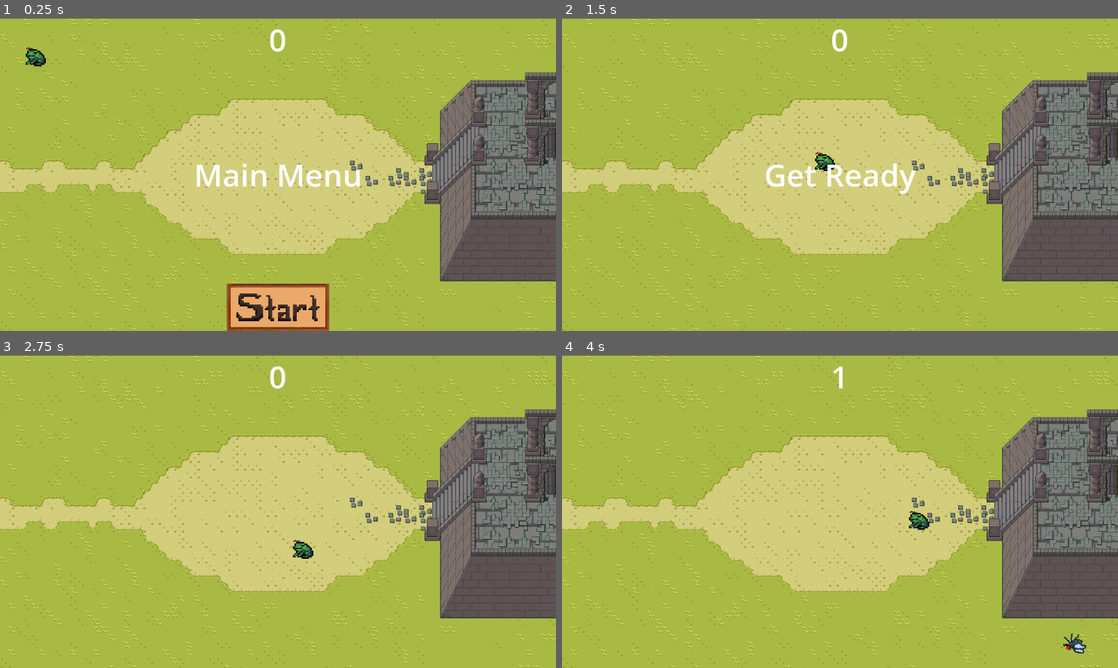
Above: before the commit, frames 1-4 (two rows, left to right).
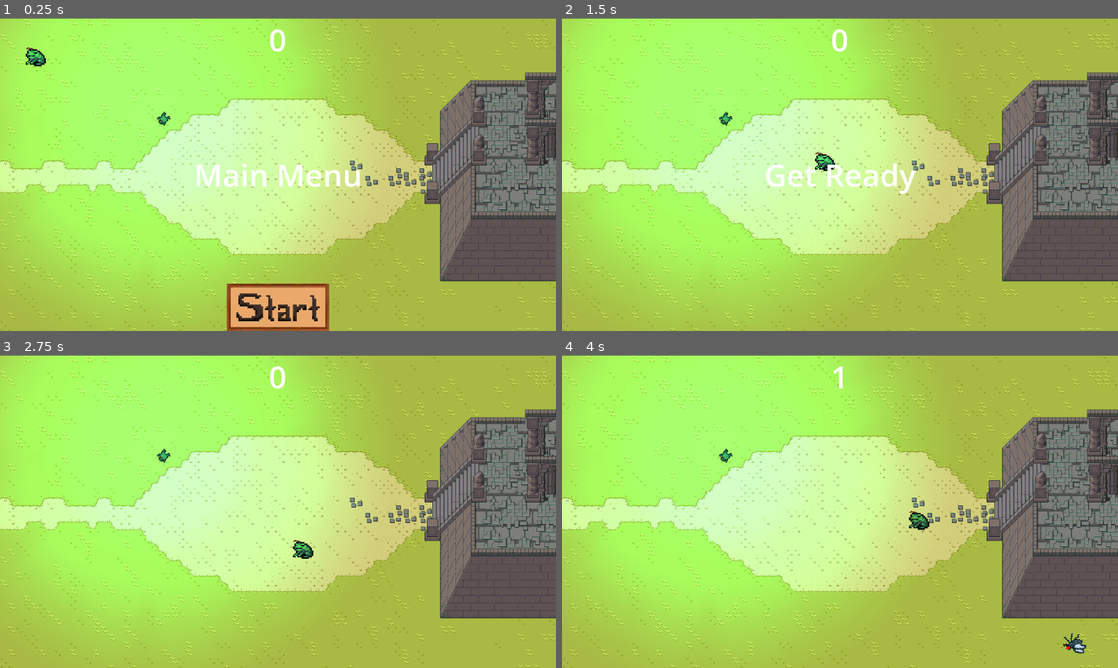
Above: after the commit, the same moments.

Repository: Aquiiia/Froggy-Quest
Game: Godot game, scene res://main/main.tscn
Two runs of this game, one before a commit and one after it. Both use one fixed random seed, a clock stepped at 60 frames per second and the inputs below.
Inputs (mouse positions are in pixels of both pictures, inside the frame that each line leads up to):
- Up to frame 1 (0.25 s): no input
- Up to frame 2 (1.5 s): click (840, 305) at 0.5 s; tap Enter at 1.25 s; hold D (right) from 1.28 s (still down)
- Up to frame 3 (2.75 s): release D (right) at 2.03 s; hold S (down) from 2.03 s (still down)
- Up to frame 4 (4 s): release S (down) at 2.78 s; hold D (right) 2.78-3.53 s; hold W (up) from 3.53 s (still down)

The runs differ from the first frame. In frame 1, 49% of the frame differs, in the area x 0-63%, y 0-95%; in frame 2, 50%; in frame 3, 50%; in frame 4, 50%.

Commit message:
Lightning frog????????

Diff:
--- a/Labyrint/Labyrinth.tscn
+++ b/Labyrint/Labyrinth.tscn
@@ -5410,3 +5410,6 @@
 [node name="Tiles" type="TileMapLayer" parent="."]
 tile_map_data = PackedByteArray("AAABAB0AAAAJABkAAFACAB0AAAAJABkAAFADAB0AAAAJABkAAFAEAB0AAAAJABkAAFAFAB0AAAAJABkAAFAGAB …(16480 unchanged characters)…
 tile_set = SubResource("TileSet_ba0lr")
+
+[node name="SpawnPoint" type="Marker2D" parent="."]
+position = Vector2(4, 362)
--- /dev/null
+++ b/TopFrog/TopFrog.tscn
@@ -0,0 +1,20 @@
+[gd_scene load_steps=4 format=3 uid="uid://brvnvycksii0g"]
+
+[ext_resource type="Texture2D" uid="uid://bpxgxseelehlu" path="res://TopFrog/light.png" id="1_8pw6x"]
+[ext_resource type="Texture2D" uid="uid://dqsliyq85odkn" path="res://img/frog_topdown.png" id="2_fra3l"]
+
+[sub_resource type="CircleShape2D" id="CircleShape2D_i4478"]
+radius = 13.0
+
+[node name="TopFrog" type="CharacterBody2D"]
+
+[node name="PointLight2D" type="PointLight2D" parent="."]
+color = Color(0, 0.664926, 0.666807, 1)
+texture = ExtResource("1_8pw6x")
+
+[node name="Pic" type="Sprite2D" parent="PointLight2D"]
+texture = ExtResource("2_fra3l")
+
+[node name="CollisionShape2D" type="CollisionShape2D" parent="."]
+position = Vector2(0, 1)
+shape = SubResource("CircleShape2D_i4478")
--- a/main/main.tscn
+++ b/main/main.tscn
@@ -1,10 +1,11 @@
-[gd_scene load_steps=7 format=3 uid="uid://bh570jd0sq7wp"]
+[gd_scene load_steps=8 format=3 uid="uid://bh570jd0sq7wp"]
 
 [ext_resource type="Script" path="res://main/main.gd" id="1_3hk87"]
 [ext_resource type="PackedScene" uid="uid://bqbxofftri8ig" path="res://froggy/frooog.tscn" id="1_eu774"]
 [ext_resource type="PackedScene" uid="uid://ykk83t8bp70n" path="res://goon/mob.tscn" id="2_rrwvo"]
 [ext_resource type="PackedScene" uid="uid://cr8irn5xqg6fm" path="res://Background-Texture/tile_map.tscn" id="4_x7tbt"]
 [ext_resource type="PackedScene" uid="uid://bkudxqac61kr1" path="res://hud/hud.tscn" id="5_4ae3p"]
+[ext_resource type="PackedScene" uid="uid://brvnvycksii0g" path="res://TopFrog/TopFrog.tscn" id="6_2r7b2"]
 
 [sub_resource type="Curve2D" id="Curve2D_7njrl"]
 _data = {
@@ -42,6 +43,9 @@
 [node name="HUD" parent="." instance=ExtResource("5_4ae3p")]
 process_mode = 3
 
+[node name="TopFrog" parent="." instance=ExtResource("6_2r7b2")]
+position = Vector2(340, 208)
+
 [connection signal="timeout" from="MobTimer" to="." method="_on_mob_timer_timeout"]
 [connection signal="timeout" from="ScoreTimer" to="." method="_on_score_timer_timeout"]
 [connection signal="timeout" from="StartTimer" to="." method="_on_start_timer_timeout"]
Binary file added: TopFrog/light.png
Not shown, added: TopFrog/light.png.import
Binary file added: img/Torch.png
Not shown, added: img/Torch.png.import
Binary file added: img/light.png
Not shown, added: img/light.png.import
Binary file added: img/light_shadow_light.png
Not shown, added: img/light_shadow_light.png.import
Not shown, added: img/Torch.jfif
